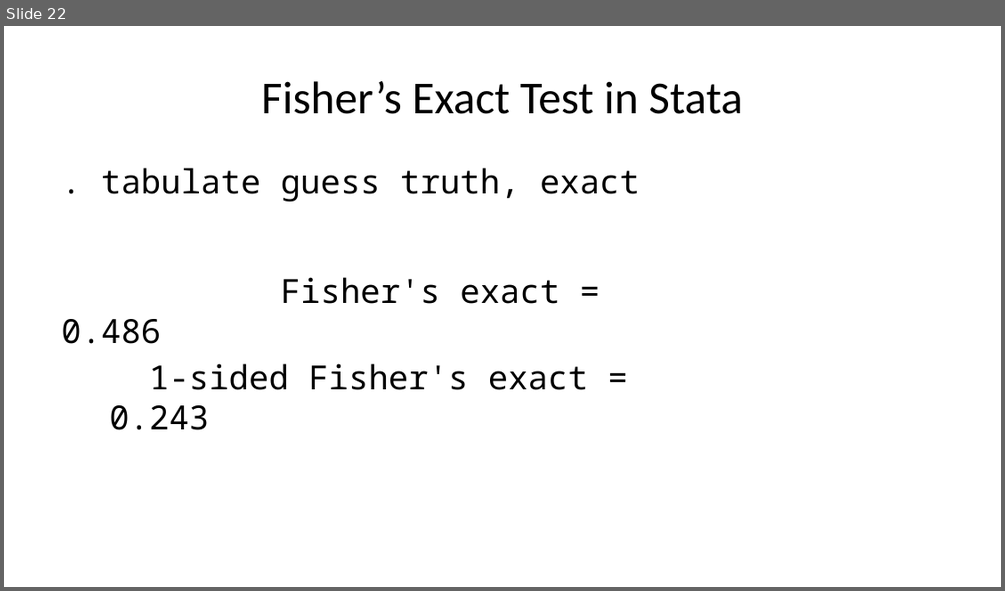
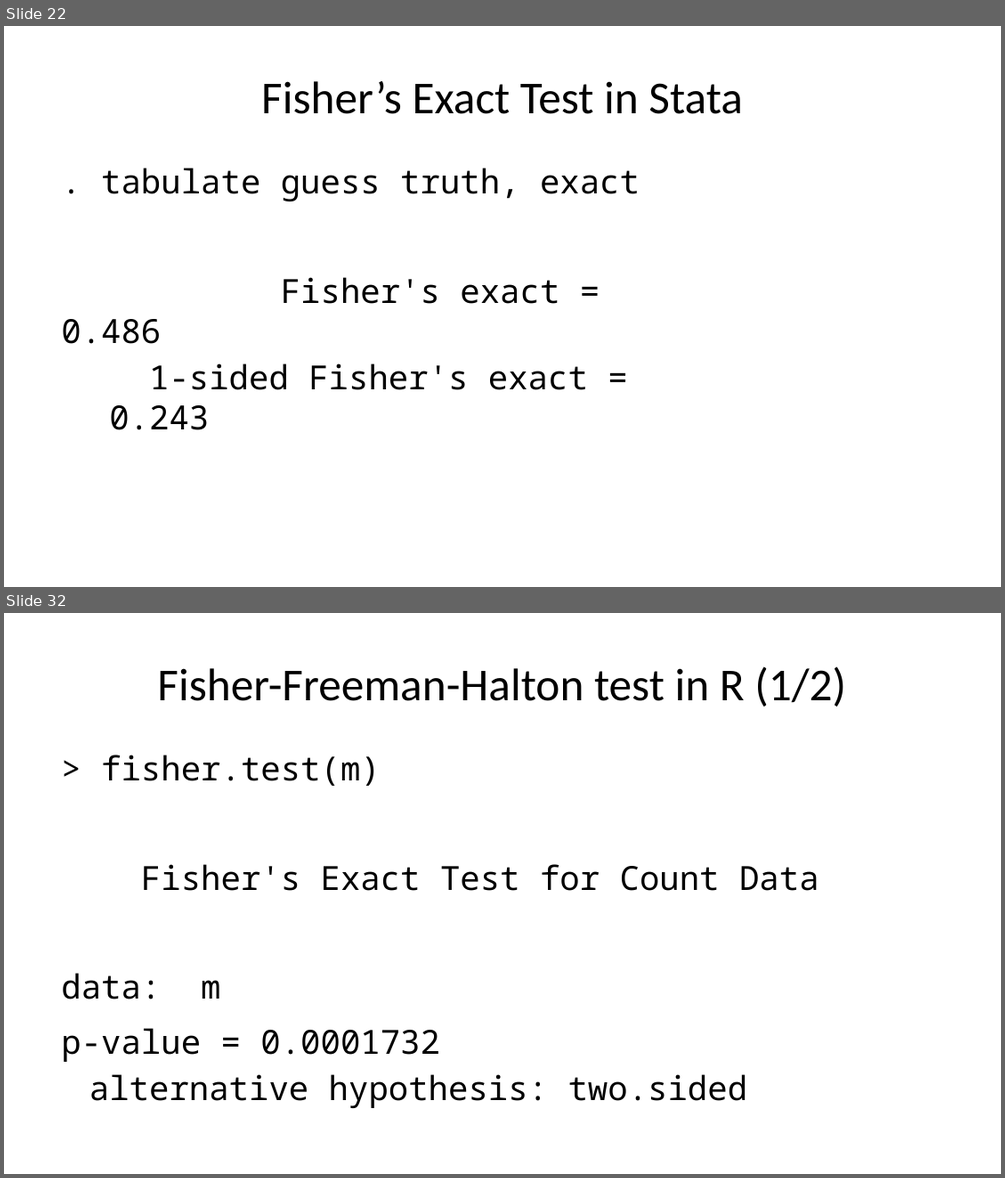
Before and after one commit to pmean/talks, a slide deck: exact-tests/results/exact-and-randomization-tests.pptx. Shown one above the other, each under a label of ours: slide 22 before the commit, slides 22 and 32 after it; the slides between them are not shown. The pictures are 1005x591 and 1005x1178 pixels, drawn with LibreOffice and Linux fonts; fonts in the diff are those of the drawing. Boxes give left, top, right and bottom in pixels: in the first picture for what was removed or moved away, otherwise in the second. Text is boxed around its words. In the diff, an @@ line names an element or a change of style, - is before the commit and + after.

Commit message:
Update headings for slides in exact-tests

```diff
--- a/exact-tests/results/exact-and-randomization-tests.pptx
+++ b/exact-tests/results/exact-and-randomization-tests.pptx
@@ slide 32 added at [4,613,1001,1174], background #FFFFFF @@
@@ title added at [157,666,846,706], 44 pt, text #000000 @@
+Fisher-Freeman-Halton test in R (1/2)
@@ text added at [61,755,819,1108], 32 pt, text #000000 @@
+> fisher.test(m)
+Fisher's Exact Test for Count Data
+data: m
+p-value = 0.0001732
+alternative hypothesis: two.sided
```
Also in this commit, not shown: 9 slides changed, 16 other slides added, 1 other file.
